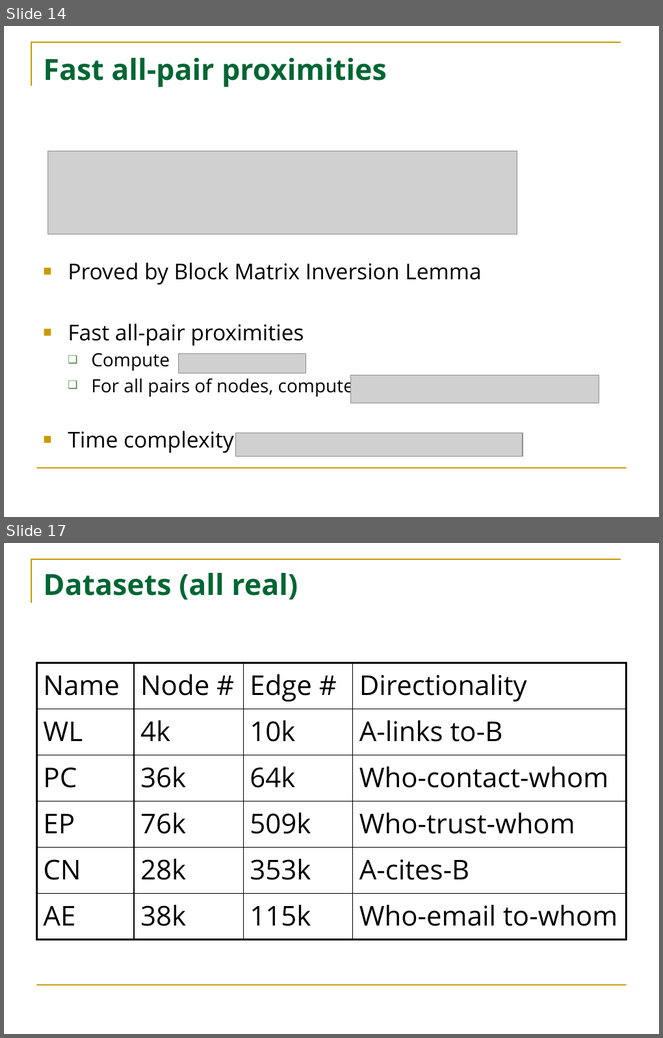
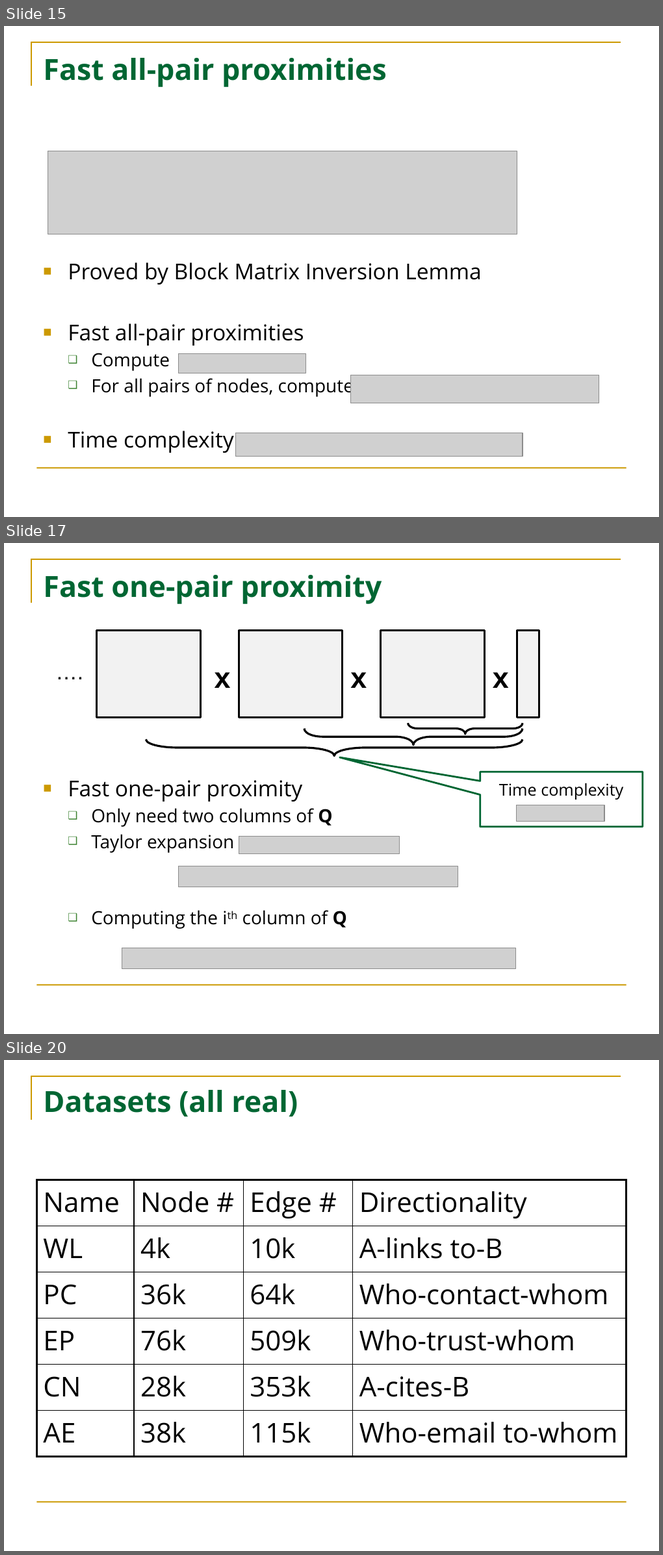
Before and after one commit to HuanSGT/rw-dir-prox, a slide deck: rw.pptx. Shown one above the other, each under a label of ours: slides 14 and 17 before the commit, slides 15, 17 and 20 after it; the slides between them are not shown. The pictures are 663x1038 and 663x1555 pixels, drawn with LibreOffice and Linux fonts; fonts in the diff are those of the drawing; grey boxes stand for pictures. Boxes give left, top, right and bottom in pixels: in the first picture for what was removed or moved away, otherwise in the second. Text is boxed around its words. In the diff, an @@ line names an element or a change of style, - is before the commit and + after.

```diff
--- a/rw.pptx
+++ b/rw.pptx
@@ slide 17 added at <box>4,543,659,1034</box>, background #FFFFFF; not listed: 2 template elements that a slide beside it also shows @@
@@ title added at <box>43,575,382,604</box>, 32 pt, text #006633, bold @@
+Fast one-pair proximity
@@ rectangle added at <box>97,630,200,717</box>, fill #F2F2F2, outline #000000 2 pt @@
@@ rectangle added at <box>239,630,342,717</box>, fill #F2F2F2, outline #000000 2 pt @@
@@ rectangle added at <box>381,630,484,717</box>, fill #F2F2F2, outline #000000 2 pt @@
@@ rectangle added at <box>517,630,539,717</box>, fill #F2F2F2, outline #000000 2 pt @@
@@ text added at <box>53,652,86,691</box>, 24 pt, text #000000 @@
+….
@@ text added at <box>215,672,231,688</box>, 32 pt, text #000000, bold @@
+x
@@ text added at <box>350,672,367,688</box>, 32 pt, text #000000, bold @@
+x
@@ text added at <box>493,672,509,688</box>, 32 pt, text #000000, bold @@
+x
@@ right brace added at <box>304,728,522,745</box>, outline #000000 2.25 pt @@
@@ right brace added at <box>408,723,523,734</box>, outline #000000 2.25 pt @@
@@ right brace added at <box>146,739,523,756</box>, outline #000000 2.25 pt @@
@@ speech box added at <box>480,772,643,827</box>, fill #FFFFFF, outline #006633 2 pt, 18 pt, text #000000 @@
+Time complexity
@@ text added at <box>68,780,347,929</box>, 20 pt, text #000000 @@
+■ Fast one-pair proximity
+  ❑ Only need two columns of Q
+  ❑ Taylor expansion
+  ❑ Computing the ith column of Q
@@ picture added at <box>516,805,605,821</box> @@
@@ picture added at <box>239,837,399,854</box> @@
@@ picture added at <box>179,867,458,887</box> @@
@@ picture added at <box>122,949,516,969</box> @@
@@ what was slide 14 is now slide 15 @@
@@ what was slide 17 is now slide 20 @@
```
Also in this commit, not shown: 8 slides changed, 2 other slides added, 6 other files.
